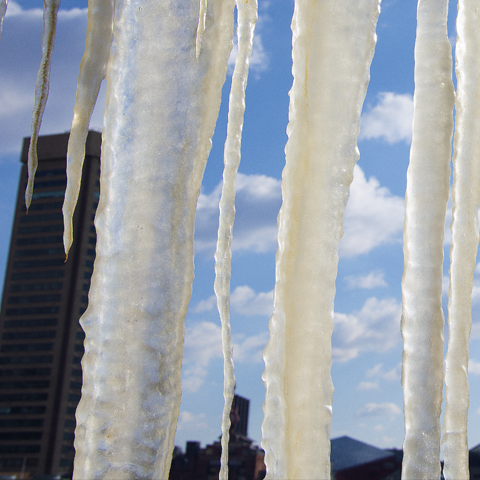
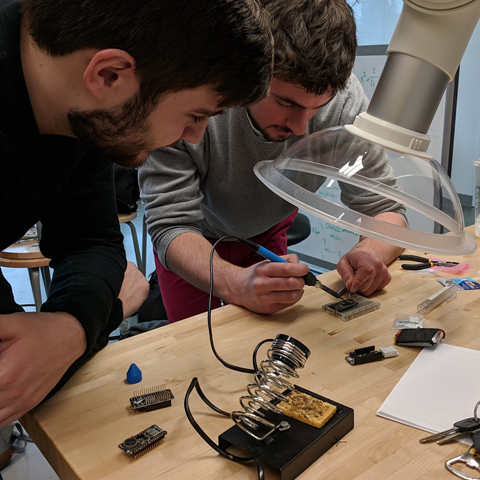
Before/after of a 480×480 layered artwork. What changed in the layer stack:
added layer "Layer 4" above "Layer 3" over left=0, top=0, right=480, bottom=480
